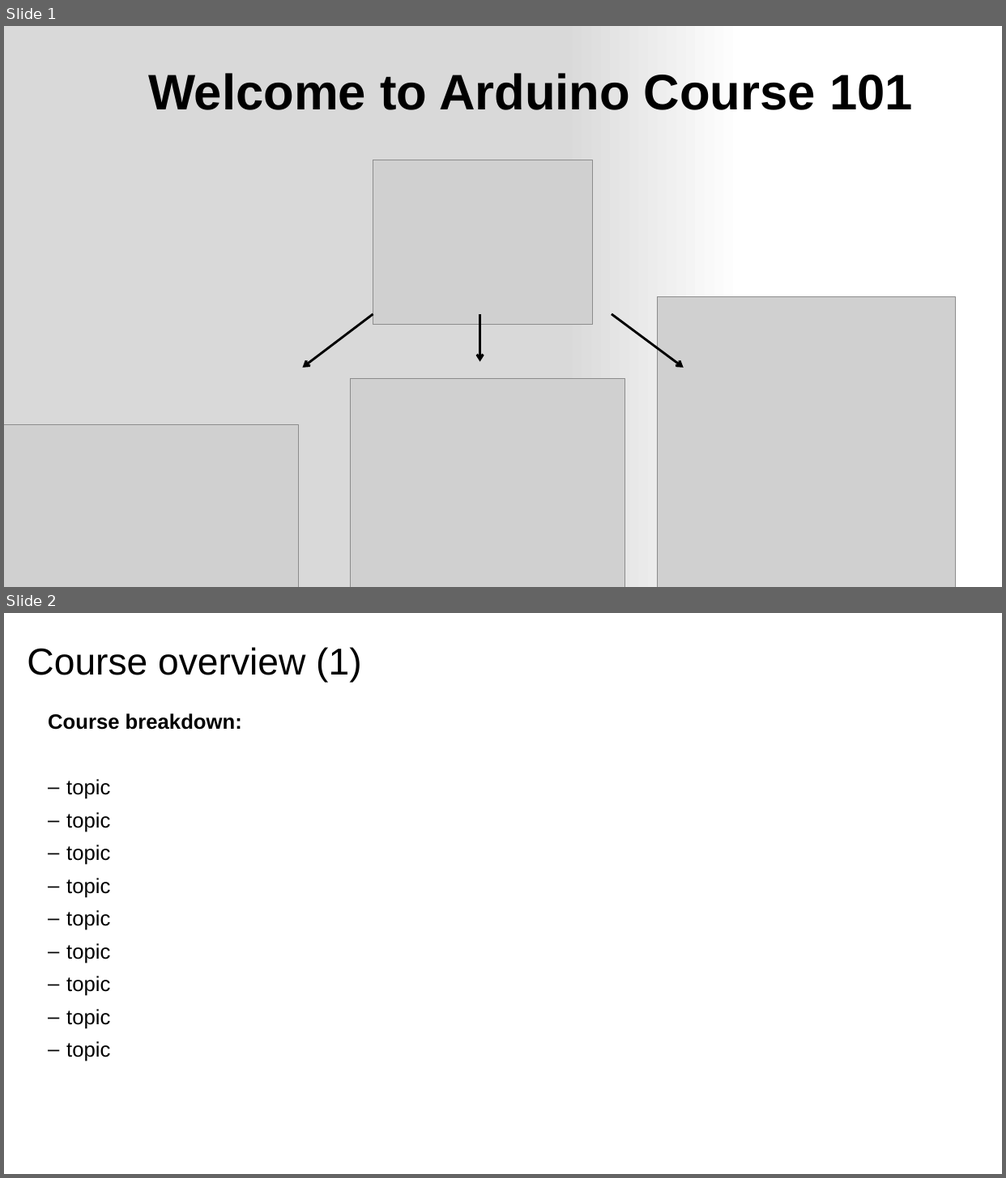
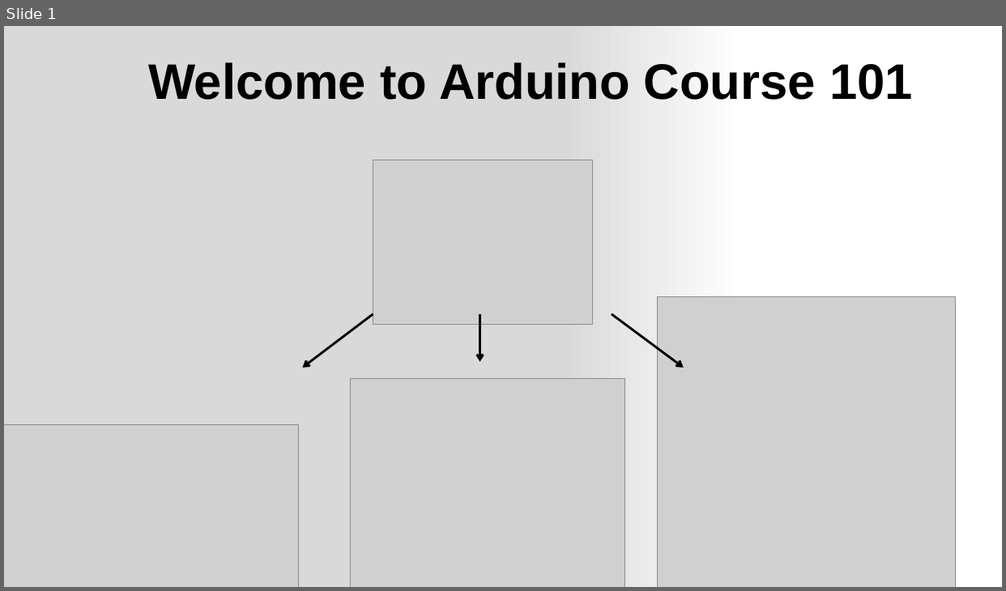
Before and after one commit to ShreimHossein/ArduinoCourse, a slide deck: course.pptx. Shown one above the other, each under a label of ours: slides 1 and 2 before the commit, slide 1 after it. The pictures are 1006x1178 and 1006x591 pixels, drawn with LibreOffice and Linux fonts; fonts in the diff are those of the drawing; grey boxes stand for pictures. Boxes give left, top, right and bottom in pixels: in the first picture for what was removed or moved away, otherwise in the second. Text is boxed around its words. In the diff, an @@ line names an element or a change of style, - is before the commit and + after.

```diff
--- a/course.pptx
+++ b/course.pptx
@@ slide 2 removed at (4,613,1002,1174), background #FFFFFF @@
@@ title removed at (27,647,361,683) @@
-Course overview (1)
@@ text removed at (48,713,242,1062) @@
-Course breakdown:
-– topic
-– topic
-– topic
-– topic
-– topic
-– topic
-– topic
-– topic
-– topic
@@ slide 1 changed as well @@
@@ text "Welcome to Arduino Course 101": place and size @@
-text "Welcome to Arduino Course 101" at (148,73,913,110)
+text "Welcome to Arduino Course 101" at (148,62,913,100)
```
Also in this commit, not shown: 1 other slide changed, 6 slides added, 1 other slide removed.
